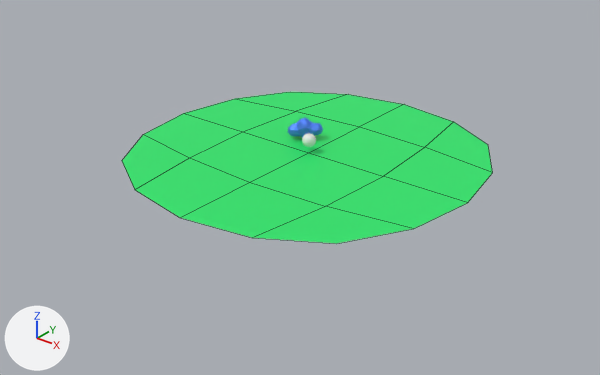
Renders of the Blender file public/assets/models/main/scene.blend from each side of a commit.
One viewpoint serves both versions: a 50 mm lens placed at (57.5, -73.6, 40.5), pointed at (0.6, -2.6, -3.6). The lights are fixed; the arrows at lower left show +X, +Y and +Z. Mesh edges are drawn as thin lines on the coarser meshes.

Names of what the first picture shows: 'Cloud', 'Plane'.
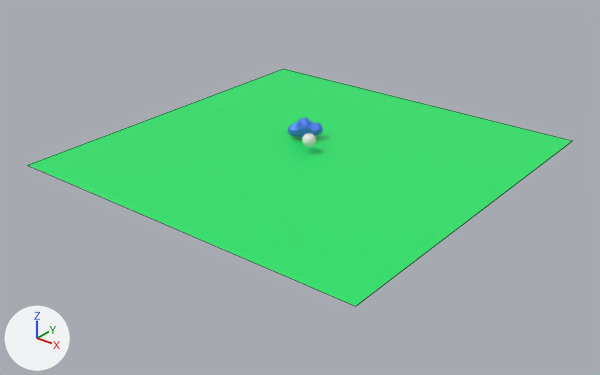
Where the change shows, as pixel boxes (x1, y1, x2, y2) in the pictures (600 x 375 px):
'Plane', modifiers changed (47% wider, 56% taller): before (122, 92, 493, 244); after (28, 69, 572, 306)

Diff of the bpy script that builds the scene:
```diff
--- a/public/assets/models/main/scene.blend.py
+++ b/public/assets/models/main/scene.blend.py
@@ ob_plane @@
 ob_plane.scale = (23.7, 23.7, 23.7)
-_m = ob_plane.modifiers.new('Subdivision', 'SUBSURF')
+_m = ob_plane.modifiers.new('EdgeSplit', 'EDGE_SPLIT')
```
